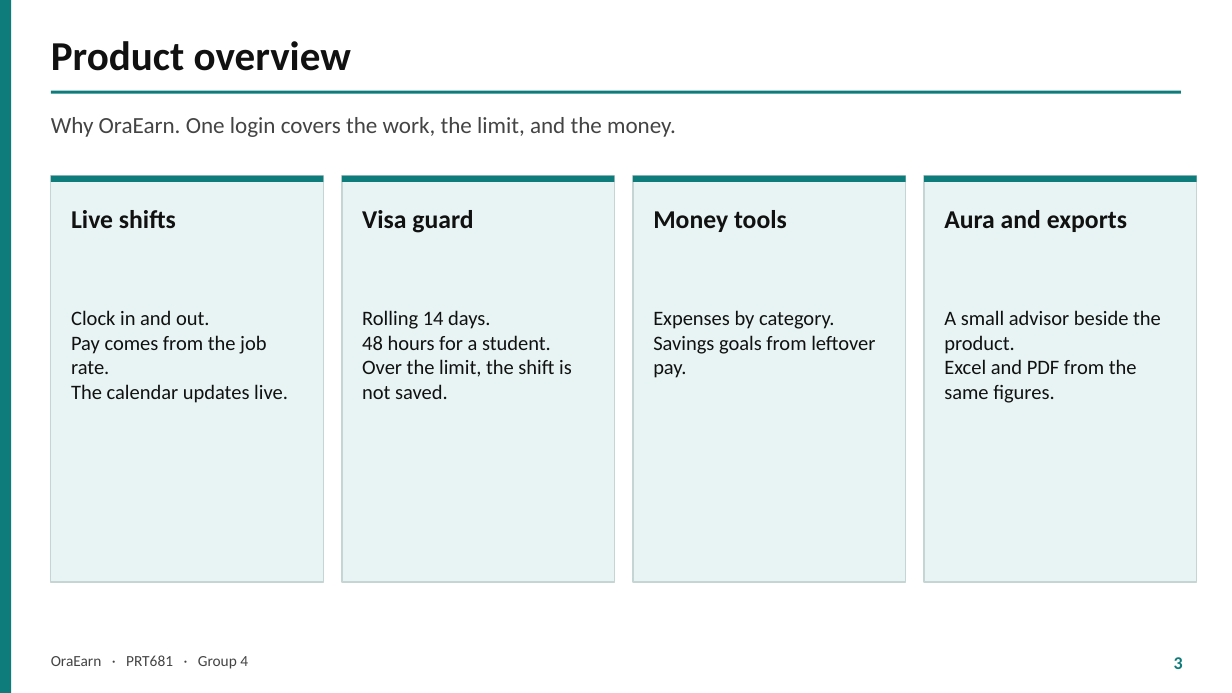
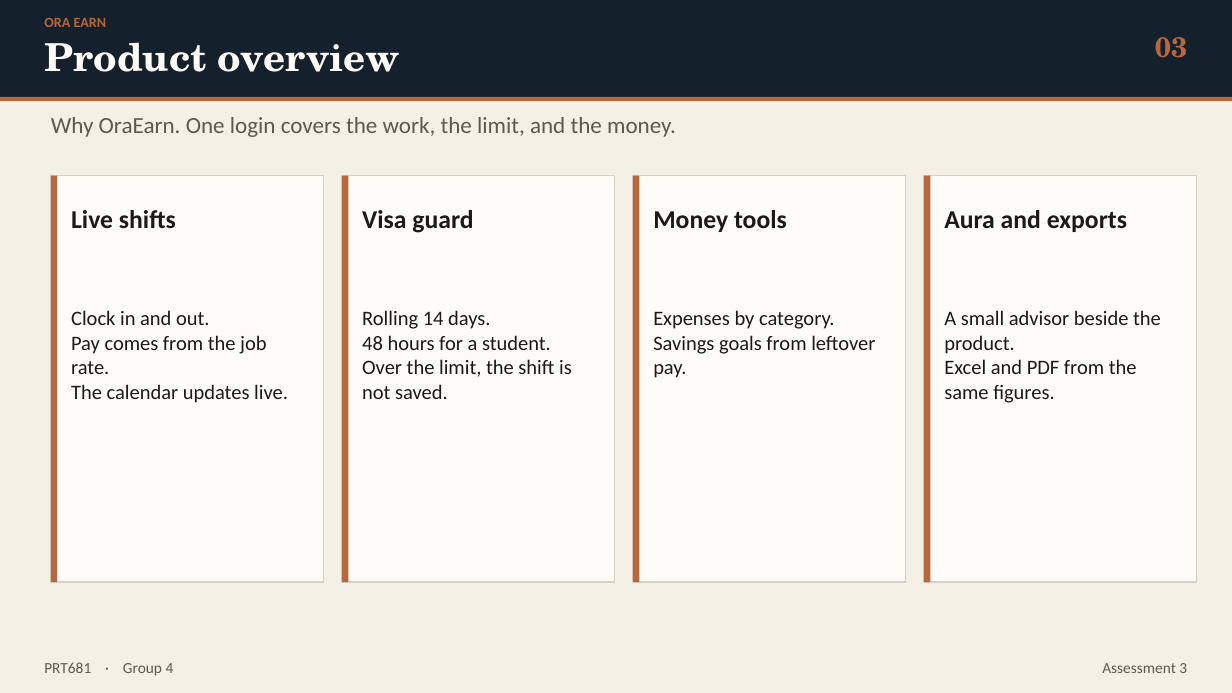
Before and after one commit to itsmekrishnaaaaaa/PRT_681_SYDNEY_GROUP-4, a slide deck: slide 3 of oraEarn-WebApp/docs/presentation/OraEarn-Assessment3-Presentation.pptx. Drawn at 1232x693 pixels with LibreOffice and Linux fonts; fonts in the diff are those of the drawing. Boxes give left, top, right and bottom in pixels: in the first picture for what was removed or moved away, otherwise in the second. Text is boxed around its words. In the diff, an @@ line names an element or a change of style, - is before the commit and + after.

```diff
--- a/oraEarn-WebApp/docs/presentation/OraEarn-Assessment3-Presentation.pptx
+++ b/oraEarn-WebApp/docs/presentation/OraEarn-Assessment3-Presentation.pptx
@@ rectangle at (0,0,1232,693): fill #FFFFFF to #F4F0E6 @@
@@ rectangle removed at (0,0,11,693) @@
@@ rectangle added at (0,0,1232,97), fill #14202B @@
@@ text added at (44,18,107,27), 11 pt, text #B5683D, bold @@
+ORA EARN
@@ text "Product overview": place and size @@
-text "Product overview" at (51,41,351,71)
+text "Product overview" at (44,42,400,72)
@@ text "Product overview" at (44,42,400,72): size 32 to 30 pt, font Calibri to TeX Gyre Schola, text colour #111111 to #FFFCF7 @@
@@ text added at (1155,37,1187,58), 22 pt, text #B5683D, bold @@
+03
@@ rectangle: place and size @@
-rectangle at (51,91,1181,94)
+rectangle at (0,97,1232,101)
@@ rectangle at (0,97,1232,101): fill #0E7C7B to #B5683D @@
@@ text "Why OraEarn. One login covers ..." at (51,117,676,137): text colour #444444 to #5E5850 @@
@@ rectangle removed at (51,176,323,182) @@
@@ rectangle added at (51,176,57,582), fill #B5683D @@
@@ rectangle removed at (342,176,615,182) @@
@@ rectangle added at (342,176,348,582), fill #B5683D @@
@@ rectangle removed at (633,176,906,182) @@
@@ rectangle added at (633,176,640,582), fill #B5683D @@
@@ fill #E7F4F3 to #FFFCF7; outline #C5D5D4 1 pt to #D9D1C3 1 pt in 4 elements at (51,176,323,582), (342,176,615,582), (633,176,906,582), (924,176,1197,582) @@
@@ rectangle removed at (924,176,1197,182) @@
@@ rectangle added at (924,176,931,582), fill #B5683D @@
@@ text colour #111111 to #1C1A17 in 8 elements at (71,210,176,228), (71,310,288,403), (362,210,473,233), (362,310,572,399), (653,210,787,232), (653,310,875,378), (944,210,1127,232), (944,310,1161,403) @@
@@ text at (44,662,174,676): text changed; text colour #444444 to #5E5850 @@
-OraEarn · PRT681 · Group 4
+PRT681 · Group 4
@@ text at (1102,663,1187,673): text changed; size 14 to 12 pt; text colour #0E7C7B to #5E5850; bold off @@
-3
+Assessment 3
```
Also in this commit, not shown: 10 other slides changed, 5 slides added, 4 slides removed, 20 other files.
